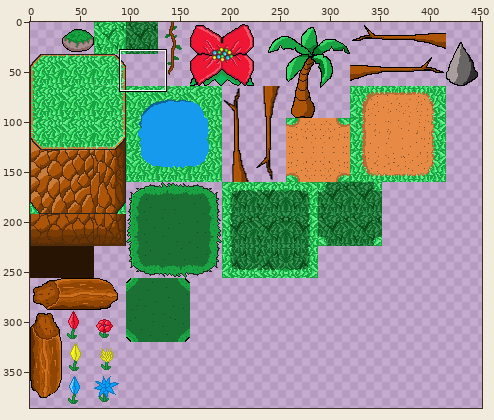
Edited in one commit: sprite sheet (bin/Images/Tilesets/Jungle.png). The picture above shows the old version from afar; the outline marks the close-up.
Close-up. Before the commit:
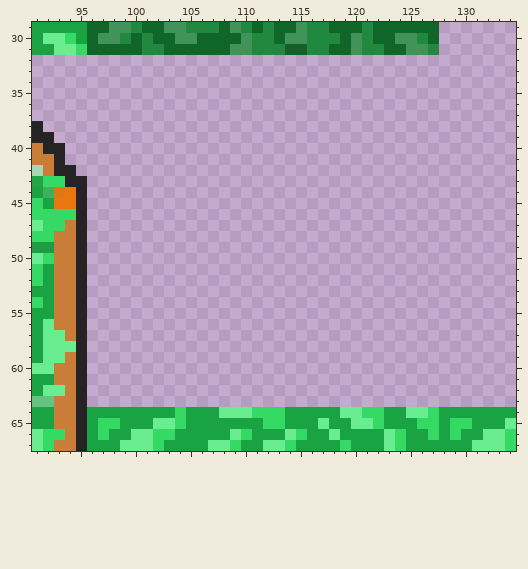
The file is 512x512 pixels. Pixels under 10% opacity are left out. Colours within 5 levels of each other are drawn and written as one. Shown: x 91..134, y 29..67. The wide view leaves out empty margins. The commit also changed other parts of the picture, which this record leaves out.
And afterwards:
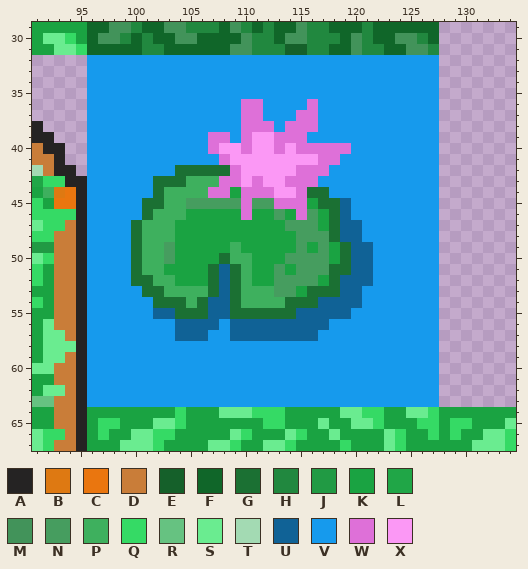
Palette (. is transparent): A #252323  B #de7912  C #ea760f  D #c97d39  E #15602a  F #106629  G #1b7033  H #21883f  J #219a44  K #1aa342  L #20a647  M #42935a  N #469d5f  P #3eb05e  Q #35da65  R #66c281  S #6aec90  T #a3dab3  U #106296  V #169aed  W #de70d8  X #fb98f5
What changed:
y 32..35: x 96..127 ................................ -> VVVVVVVVVVVVVVVVVVVVVVVVVVVVVVVV
y 36: x 96..127 ................................ -> VVVVVVVVVVVVVVWWVVVVWVVVVVVVVVVV
y 37: x 96..127 ................................ -> VVVVVVVVVVVVVVWWVVVWWVVVVVVVVVVV
y 38: x 96..127 ................................ -> VVVVVVVVVVVVVVWWWVWWWVVVVVVVVVVV
y 39: x 96..127 ................................ -> VVVVVVVVVVVWWVWXXWWWVVVVVVVVVVVV
y 40: x 96..127 ................................ -> VVVVVVVVVVVWXXWXXWXWWWWWVVVVVVVV
y 41: x 96..127 ................................ -> VVVVVVVVVVVVWXXXXXXXXWWVVVVVVVVV
y 42: x 96..127 ................................ -> VVVVVVVVGGGGGWXXXXXWWWVVVVVVVVVV
y 43: x 96..127 ................................ -> VVVVVVGGGPPPWWXWXXWWWVVVVVVVVVVV
y 44: x 96..127 ................................ -> VVVVVVGPPPPWWKWWWXXWGGVVVVVVVVVV
y 45: x 96..127 ................................ -> VVVVVGGPPNNNNNWNNWWWKGGUVVVVVVVV
y 46: x 96..127 ................................ -> VVVVVGPPPKKKKKWKKNKWNKGUVVVVVVVV
y 47: x 96..127 ................................ -> VVVVGPPPKKKKKKKKKKNNNKGUUVVVVVVV
y 48: x 96..127 ................................ -> VVVVGPPPKKKKKKKKKKKNNNGUUVVVVVVV
y 49: x 96..127 ................................ -> VVVVGPPNKKKKKPKKKKKNKNKGUUVVVVVV
y 50: x 96..127 ................................ -> VVVVGPPNKKKKGPPKKKNNNNKGUUVVVVVV
y 51: x 96..127 ................................ -> VVVVGPPKKKKGUGPKKNKNNNGGUUVVVVVV
y 52: x 96..127 ................................ -> VVVVGGPPKKKGUGPKKNNNNKGUUUVVVVVV
y 53: x 96..127 ................................ -> VVVVVGGPPPPGUGPPPNNKGGGUUVVVVVVV
y 54: x 96..127 ................................ -> VVVVVVGGGPGUUGPPPPGGGUUUUVVVVVVV
y 55: x 96..127 ................................ -> VVVVVVUUGGGUUGGGGGGUUUUUVVVVVVVV
y 56: x 96..127 ................................ -> VVVVVVVVUUUUVUUUUUUUUUVVVVVVVVVV
y 57: x 96..127 ................................ -> VVVVVVVVUUUVVUUUUUUUUVVVVVVVVVVV
y 58..63: x 96..127 ................................ -> VVVVVVVVVVVVVVVVVVVVVVVVVVVVVVVV
Changed places in both close-ups, as pixel boxes (x1, y1, x2, y2):
added: (87, 55, 439, 407)
